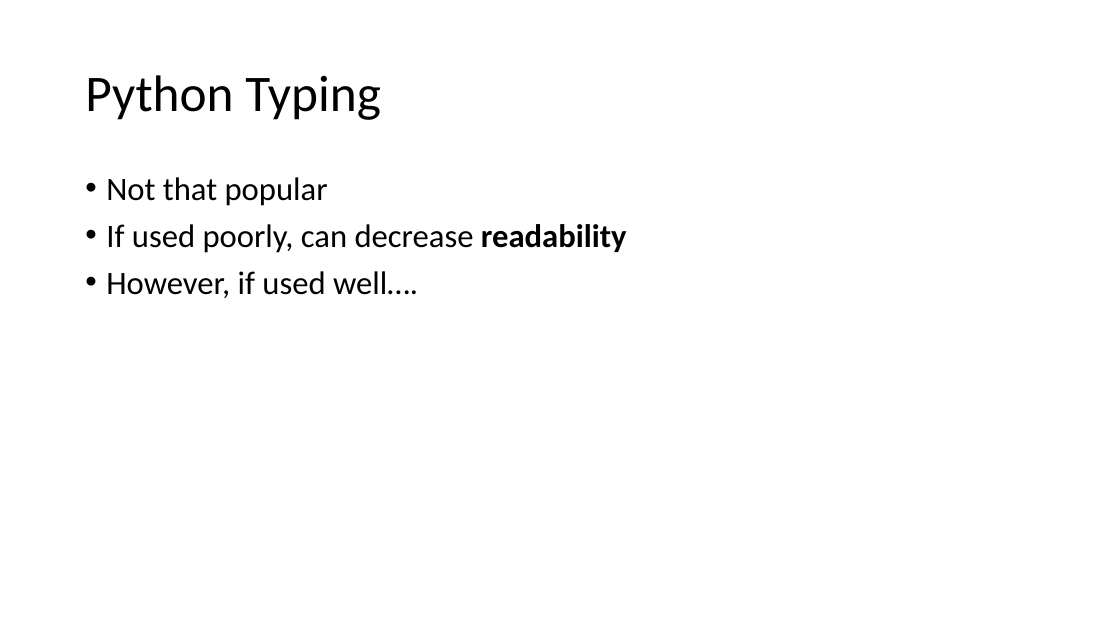
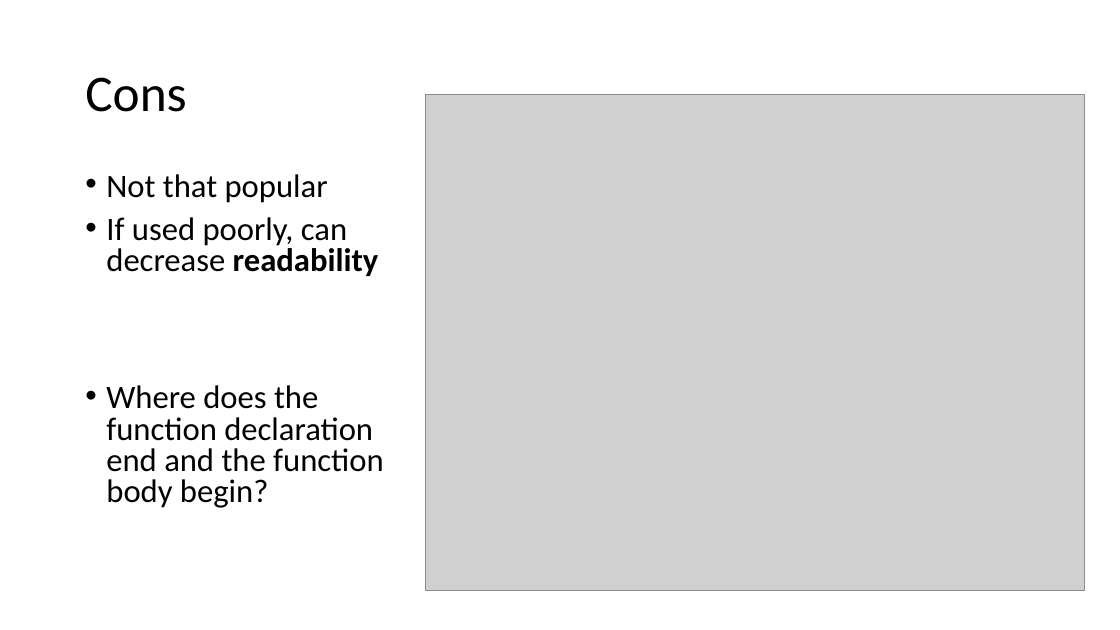
Before and after one commit to tjchambers32/ecs289-final, a slide deck: slide 7 of deeptyper for python.pptx (slide 5 before the commit). Drawn at 1120x630 pixels with LibreOffice and Linux fonts; fonts in the diff are those of the drawing; grey boxes stand for pictures. Boxes give left, top, right and bottom in pixels: in the first picture for what was removed or moved away, otherwise in the second. Text is boxed around its words. In the diff, an @@ line names an element or a change of style, - is before the commit and + after.

```diff
--- a/deeptyper for python.pptx
+++ b/deeptyper for python.pptx
@@ title at (85, 77, 186, 112): text changed @@
-Python Typing
+Cons
@@ picture added at (426, 95, 1086, 591) @@
@@ text at (106, 174, 379, 276): line spacing 0.9 to 0.8 @@
@@ text at (106, 385, 384, 508): text changed @@
-• However, if used well….
+• Where does the function declaration end and the function body begin?
```
Also in this commit, not shown: 7 other slides changed, 9 slides added, 5 other files.
